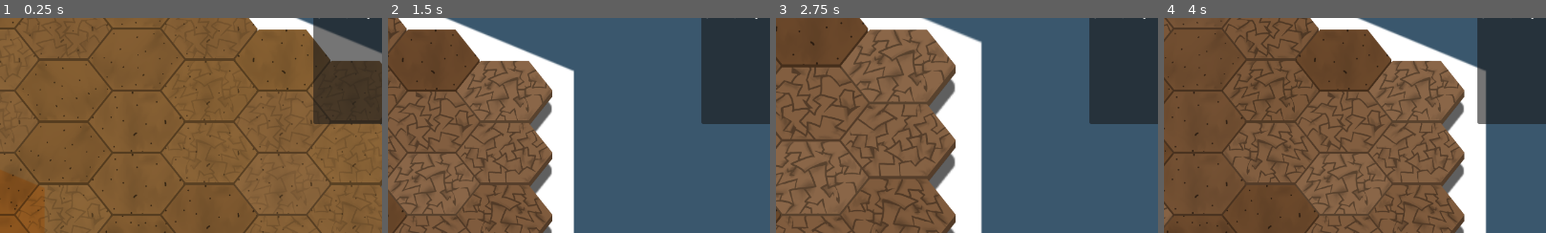
Above: before the commit, frames 1-4 (left to right).
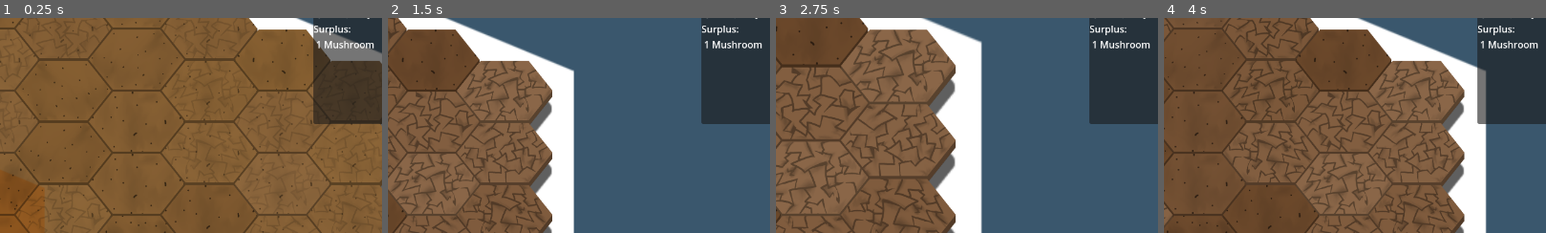
Above: after the commit, the same moments.

Repository: CiaranWoodward/LD54
Game: Godot game, scene res://Level.tscn
The game is run twice, just before and just after one commit, with the same random seed, the same clock (stepped at 60 frames per second) and the same inputs. The engine's default icon, where the game draws it, is replaced by a stand-in: a white triangle on a blue panel in a dark square.
Inputs (mouse positions are % of the whole screen's width and height, from its top left):
- Up to frame 1 (0.25 s): no input
- Up to frame 2 (1.5 s): move the mouse to (72, 45) at 0.52 s; hold Right (ui_right) 0.53-1.25 s; click (72, 45) at 0.6 s; drag from (30, 55) to (45, 70) at 1.27 s
- Up to frame 3 (2.75 s): tap Enter at 2 s; move the mouse to (60, 28) at 2.02 s; hold Right (ui_right) from 2.03 s (still down); hold Mouse wheel up (zoom_out) from 2.03 s (still down)
- Up to frame 4 (4 s): release Right (ui_right) at 2.75 s; release Mouse wheel up (zoom_out) at 2.75 s; drag from (45, 70) to (20, 35) at 2.77 s; tap Space at 3.5 s; move the mouse to (80, 65) at 3.52 s; hold Left (ui_left) from 3.53 s (still down); hold Mouse wheel down (zoom_in) from 3.53 s (still down)
The pictures show only the part of the screen within x 38-88%, y 4-54%; the shares and areas given below are measured in that part.

The runs differ from the first frame. In frame 1, 0.4% of the frame differs, in the area x 82-98%, y 3-15%; in frame 2, 0.4%; in frame 3, 0.4%; in frame 4, 0.4%.

Commit message:
Make the quota page more succinct

Diff:
--- a/Level.gd
+++ b/Level.gd
@@ -8,6 +8,7 @@
 	$Cursor.connect("interacted_with_tile", func(tile): $GardenTiles.ripple_from($GardenTiles.local_to_map(tile.position)))
 	Global.action_points = AP_per_day
 	Global.day = 0
+	Global.change_produce_count(Global.ProduceType.MUSHROOM, 1)
 	# This should trigger only the start dialogue.
 	_tick_story()
 
--- a/QuotaItem.gd
+++ b/QuotaItem.gd
@@ -12,5 +12,6 @@
 	pass
 
 func update(name_: String, actual: int, required: int):
+	visible = !(required == 0)
 	$Count.text = "{actual}/{required}".format({"actual": actual, "required": required})
 	$Name.text = name_
--- a/UI/Quotas.gd
+++ b/UI/Quotas.gd
@@ -1,6 +1,7 @@
 extends VBoxContainer
 
 var _quotaItems: Dictionary = {}
+var _extras_label : Label = Label.new()
 
 # Called when the node enters the scene tree for the first time.
 func _ready():
@@ -10,14 +11,26 @@
 		quotaItem.type = type
 		_quotaItems[type] = quotaItem
 		add_child(quotaItem)
+	add_child(_extras_label)
 
 	Global.inventory_updated.connect(update)
+	update()
 
 # Called every frame. 'delta' is the elapsed time since the previous frame.
 func _process(delta):
 	pass
 
 func update():
+	var extra_text = ""
 	for key in _quotaItems.keys():
 		var item = _quotaItems[key]
-		item.update(Global.get_produce_name(key), Global.get_produce_count(key), Global.get_quota_count(key))
+		var pname = Global.get_produce_name(key)
+		var q = Global.get_quota_count(key)
+		var c = Global.get_produce_count(key)
+		item.update(pname, c, q)
+		if q == 0 && c > 0:
+			extra_text += "\n " + str(c) + " " + pname
+	if extra_text:
+		_extras_label.text = "Surplus:" + extra_text
+	else:
+		_extras_label.text = ""
